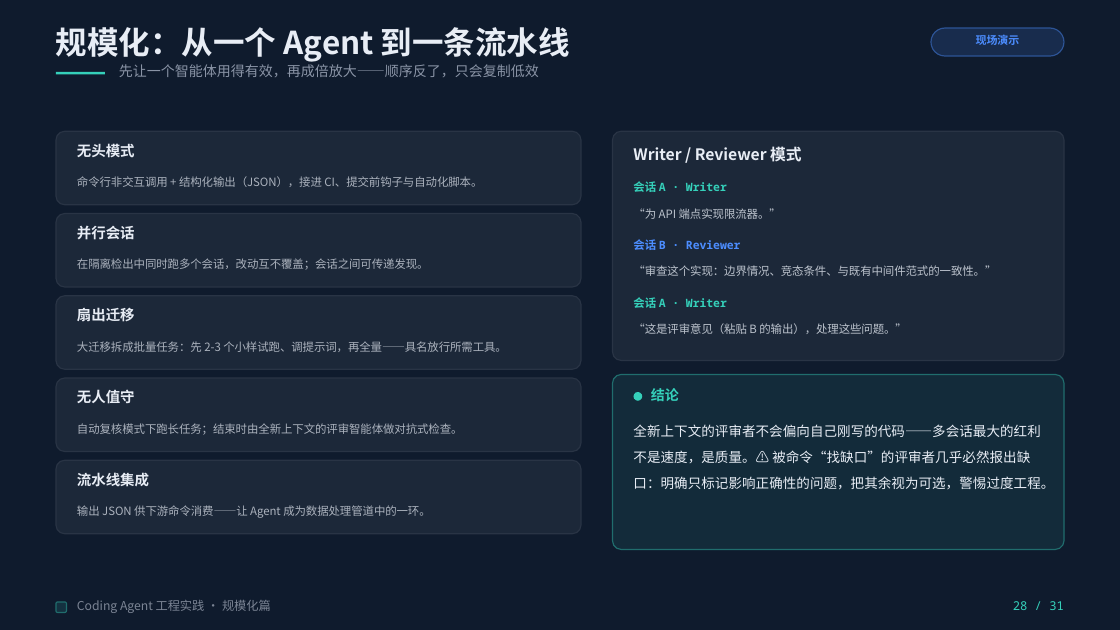
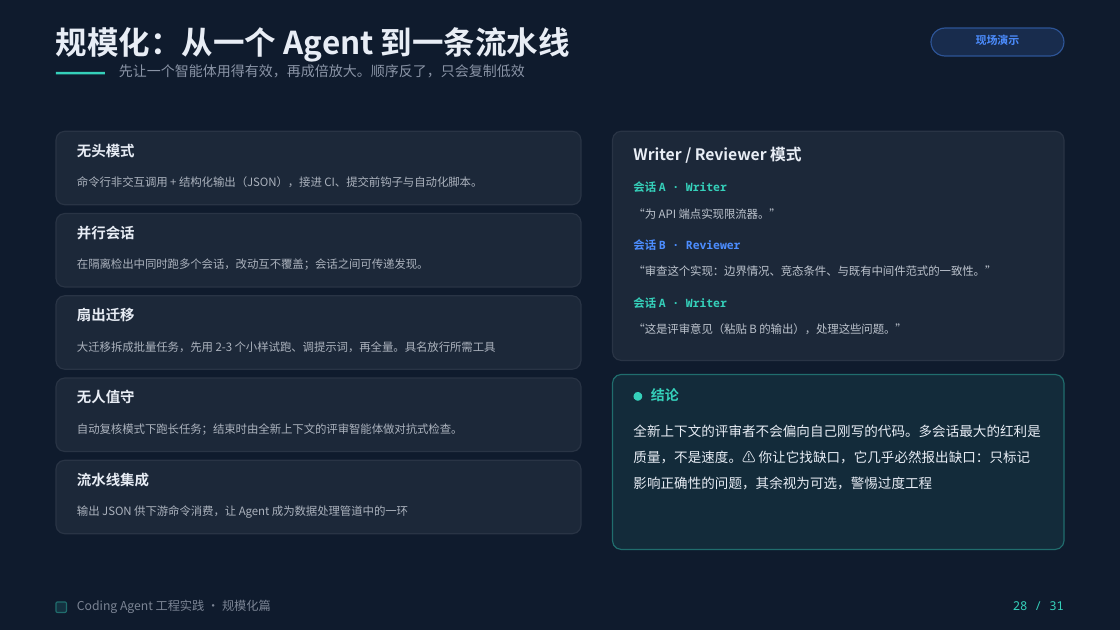
Before and after one commit to Yqghlx/AI_Learn, a slide deck: slide 28 of Coding Agent 实战指南/Coding Agent 工程实践（通用版）.pptx. Drawn at 1120x630 pixels with LibreOffice and Linux fonts; fonts in the diff are those of the drawing. Boxes give left, top, right and bottom in pixels: in the first picture for what was removed or moved away, otherwise in the second. Text is boxed around its words. In the diff, an @@ line names an element or a change of style, - is before the commit and + after.

```diff
--- a/Coding Agent 实战指南/Coding Agent 工程实践（通用版）.pptx
+++ b/Coding Agent 实战指南/Coding Agent 工程实践（通用版）.pptx
@@ text at (119,64,525,77): text changed @@
-先让一个智能体用得有效，再成倍放大——顺序反了，只会复制低效
+先让一个智能体用得有效，再成倍放大。顺序反了，只会复制低效
@@ text at (77,341,496,352): text changed @@
-大迁移拆成批量任务：先 2-3 个小样试跑、调提示词，再全量——具名放行所需工具。
+大迁移拆成批量任务，先用 2-3 个小样试跑、调提示词，再全量。具名放行所需工具
@@ text at (633,424,1040,489): text changed @@
-全新上下文的评审者不会偏向自己刚写的代码——多会话最大的红利不是速度，是质量。⚠ 被命令“找缺口”的评审者几乎必然报出缺口：明确只标记影响正确性的问题，把其余视为可选，警惕过度工程。
+全新上下文的评审者不会偏向自己刚写的代码。多会话最大的红利是质量，不是速度。⚠ 你让它找缺口，它几乎必然报出缺口：只标记影响正确性的问题，其余视为可选，警惕过度工程
@@ text at (77,505,408,518): text changed @@
-输出 JSON 供下游命令消费——让 Agent 成为数据处理管道中的一环。
+输出 JSON 供下游命令消费，让 Agent 成为数据处理管道中的一环
```
Also in this commit, not shown: 27 other slides changed, 5 other files.
